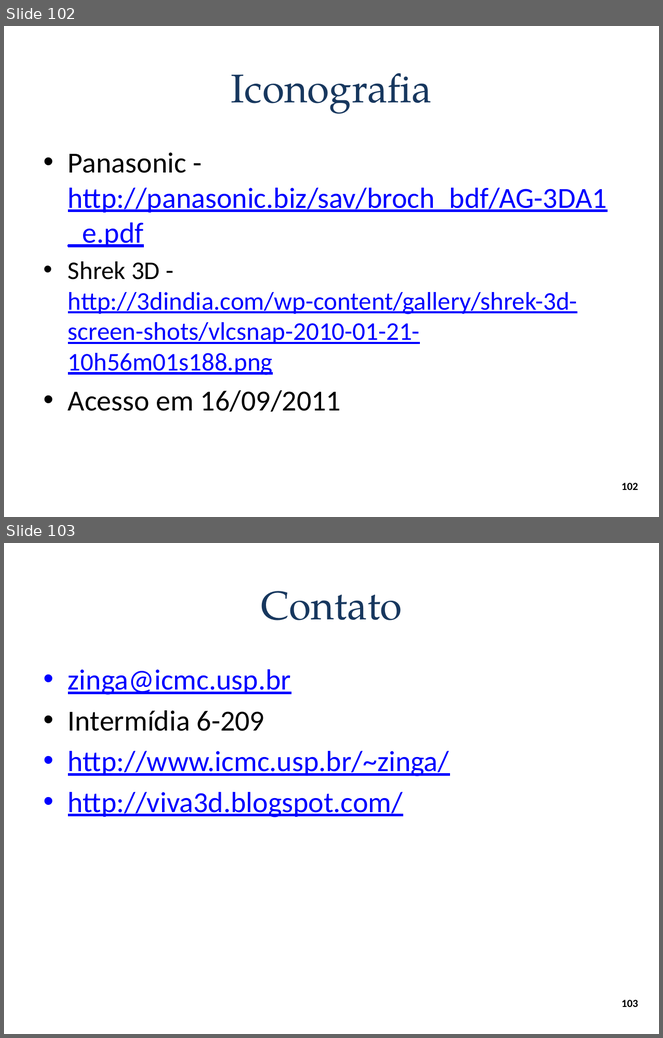
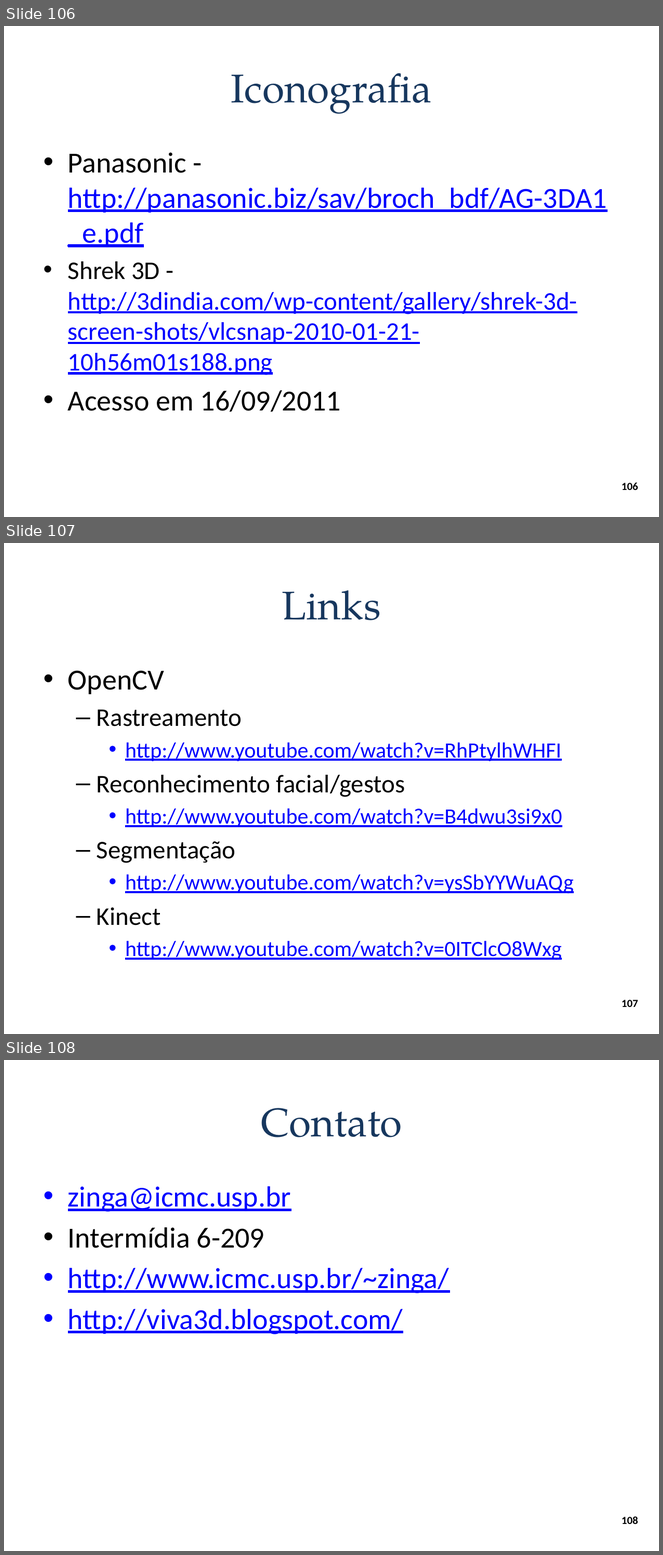
Before and after one commit to andrecurvello/tests-zingarelli, a slide deck: 1-Meus-Artigos/Minicurso-SemComp2011/minicurso-SemComp2011.pptx. Shown one above the other, each under a label of ours: slides 102 and 103 before the commit, slides 106, 107 and 108 after it. The pictures are 663x1038 and 663x1555 pixels, drawn with LibreOffice and Linux fonts; fonts in the diff are those of the drawing; background and template pictures are left out. Boxes give left, top, right and bottom in pixels: in the first picture for what was removed or moved away, otherwise in the second. Text is boxed around its words. In the diff, an @@ line names an element or a change of style, - is before the commit and + after.

```diff
--- a/1-Meus-Artigos/Minicurso-SemComp2011/minicurso-SemComp2011.pptx
+++ b/1-Meus-Artigos/Minicurso-SemComp2011/minicurso-SemComp2011.pptx
@@ slide 107 added at (4, 543, 659, 1034), background #FFFFFF @@
@@ title added at (282, 590, 381, 620), 44 pt, text #17375E @@
+Links
@@ text added at (68, 670, 574, 961), 24 pt, text #0000FF, underline @@
+• OpenCV
+  – Rastreamento
+    • http://www.youtube.com/watch?v=RhPtylhWHFI
+  – Reconhecimento facial/gestos
+    • http://www.youtube.com/watch?v=B4dwu3si9x0
+  – Segmentação
+    • http://www.youtube.com/watch?v=ysSbYYWuAQg
+  – Kinect
+    • http://www.youtube.com/watch?v=0ITClcO8Wxg
@@ page number added at (622, 1000, 638, 1007), 12 pt, text #000000, bold @@
+107
@@ what was slide 102 is now slide 106 @@
@@ page number at (622, 483, 638, 490): text changed @@
-102
+106
@@ what was slide 103 is now slide 108 @@
@@ page number at (622, 1517, 638, 1524): text changed @@
-103
+108
```
Also in this commit, not shown: 7 slides changed, 4 other slides added, 1 slide removed, 15 other files.
